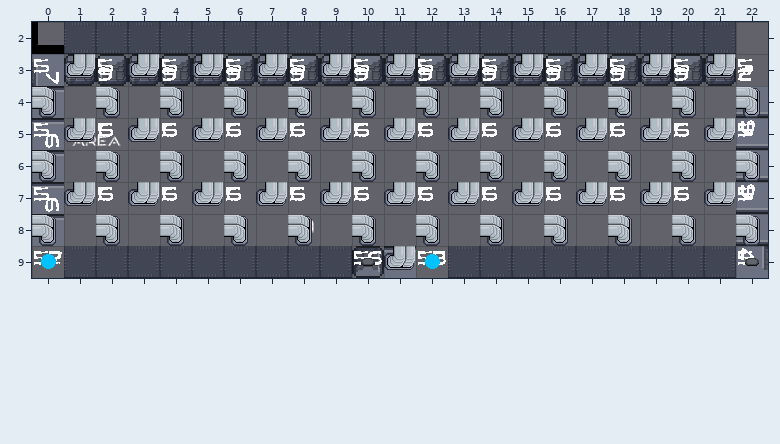
Tiled map -- cocos/Code/assets/resources/map/map_1-3-H-1.tmx. That is the earlier state.
Cells are 32x32 px. Shown: x 0..22, y 2..9.
New version:
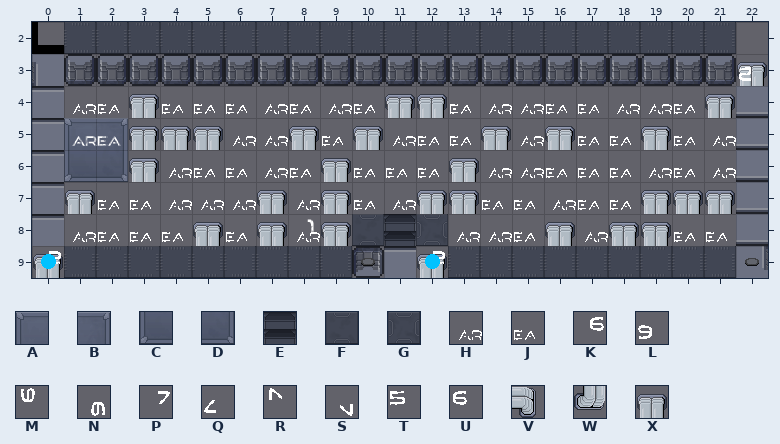
Key: from "proba_scifi": A 98, B 99, C 106, D 107; from "scifi_tileset_02": E 32, F 116, G 117, H 150, J 151, K 158, L 158 turned 180, M 158 turned 270, N 158 turned 90, P 159, Q 159 turned 180, R 159 turned 270, S 159 turned 90, T 167, U 168, V 178, W 178 turned 90, X 183.
_ is an empty cell.
Edits made:
Layer "f":
There is now tile A in row 5 at x 1.
There is now tile B in row 5 at x 2.
There is now tile C in row 6 at x 1.
There is now tile D in row 6 at x 2.
There is now tile H in row 3 at x 3, 5 to 6, 8 to 11 and 14; in row 4 at x 1, 7, 9, 14 to 15 and 18 to 19; in row 5 at x 6 to 7, 11, 15 and 21; in row 6 at x 4, 7, 14 to 15, 19 and 21; in row 7 at x 4 to 6, 8, 11 and 16; in row 8 at x 1, 8, 13 to 14 and 17.
There is now tile H in row 9 at x 10.
There is now tile J in row 3 at x 1, 4, 7, 12, 15 and 18 to 20; in row 4 at x 2, 4 to 6, 8, 10, 13, 16 to 17 and 20; in row 5 at x 9, 12 to 13, 17 to 18 and 20; in row 6 at x 5 to 6, 8, 10 to 12, 16 to 18 and 20; in row 7 at x 2 to 3, 10, 14 to 15 and 17 to 18; in row 8 at x 2 to 4, 6, 15 and 20 to 21.
There is now tile X in row 3 at x 2, 13, 16 to 17 and 21 to 22; in row 4 at x 3, 11 to 12 and 21; in row 5 at x 3 to 5, 8, 10, 14, 16 and 19; in row 6 at x 3, 9 and 13; in row 7 at x 1, 7, 9, 12 to 13 and 19 to 21; in row 8 at x 5, 7, 9, 16 and 18 to 19.
There is now tile X in row 9 at x 0 and 12.
Layer "s":
There is now tile E in row 8 at x 11.
Layer "Tile Layer 5" (removed):
The edit erases tile K in row 9 at x 10 and 12.
The edit erases tile L in row 3 at x 2, 4, 6, 8, 10, 12, 14, 16, 18 and 20.
The edit erases tile M in row 5 at x 22; in row 7 at x 22.
The edit erases tile N in row 5 at x 0; in row 7 at x 0.
The edit erases tile P in row 9 at x 0.
The edit erases tile Q in row 3 at x 22.
The edit erases tile R in row 9 at x 22.
The edit erases tile S in row 3 at x 0.
The edit erases tile U in row 5 at x 2, 4, 6, 8, 10, 12, 14, 16, 18 and 20; in row 7 at x 2, 4, 6, 8, 10, 12, 14, 16, 18 and 20.
The edit erases tile V in row 4 at x 0, 2, 4, 6, 8, 10, 12, 14, 16, 18, 20 and 22; in row 6 at x 0, 2, 4, 6, 8, 10, 12, 14, 16, 18, 20 and 22; in row 8 at x 0, 2, 4, 6, 8, 10, 12, 14, 16, 18, 20 and 22.
The edit erases tile W in row 3 at x 1, 3, 5, 7, 9, 11, 13, 15, 17, 19 and 21; in row 5 at x 1, 3, 5, 7, 9, 11, 13, 15, 17, 19 and 21; in row 7 at x 1, 3, 5, 7, 9, 11, 13, 15, 17, 19 and 21; in row 9 at x 11.
Layer "tile" (removed):
The edit erases tile T in row 3 at x 0, 2, 4, 6, 8, 10, 12, 14, 16, 18, 20 and 22; in row 5 at x 0, 2, 4, 6, 8, 10, 12, 14, 16, 18, 20 and 22; in row 7 at x 0, 2, 4, 6, 8, 10, 12, 14, 16, 18, 20 and 22; in row 9 at x 0, 10, 12 and 22.
Layer "w":
There is now tile F in row 8 at x 10.
There is now tile G in row 8 at x 12.
